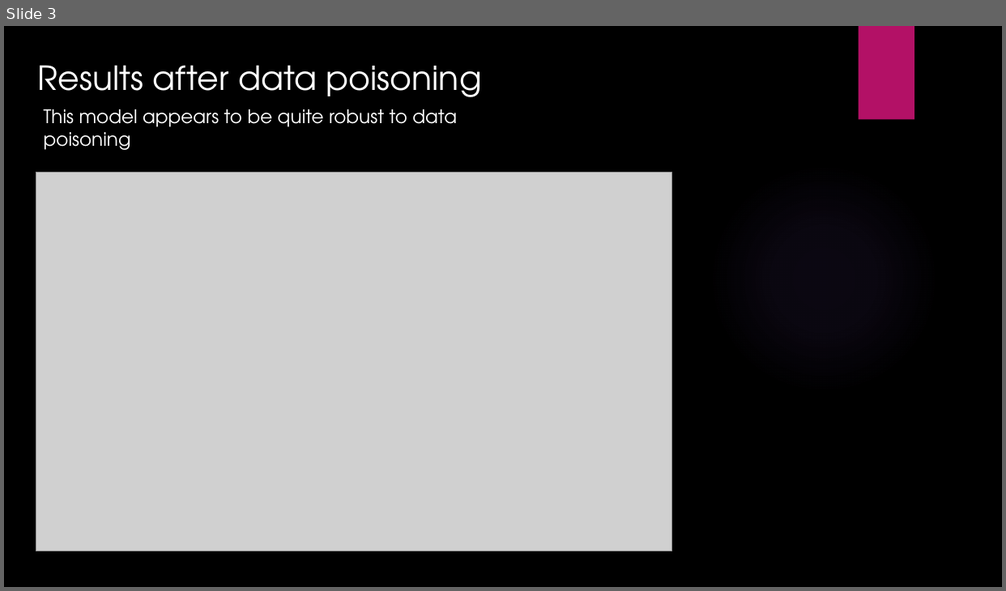
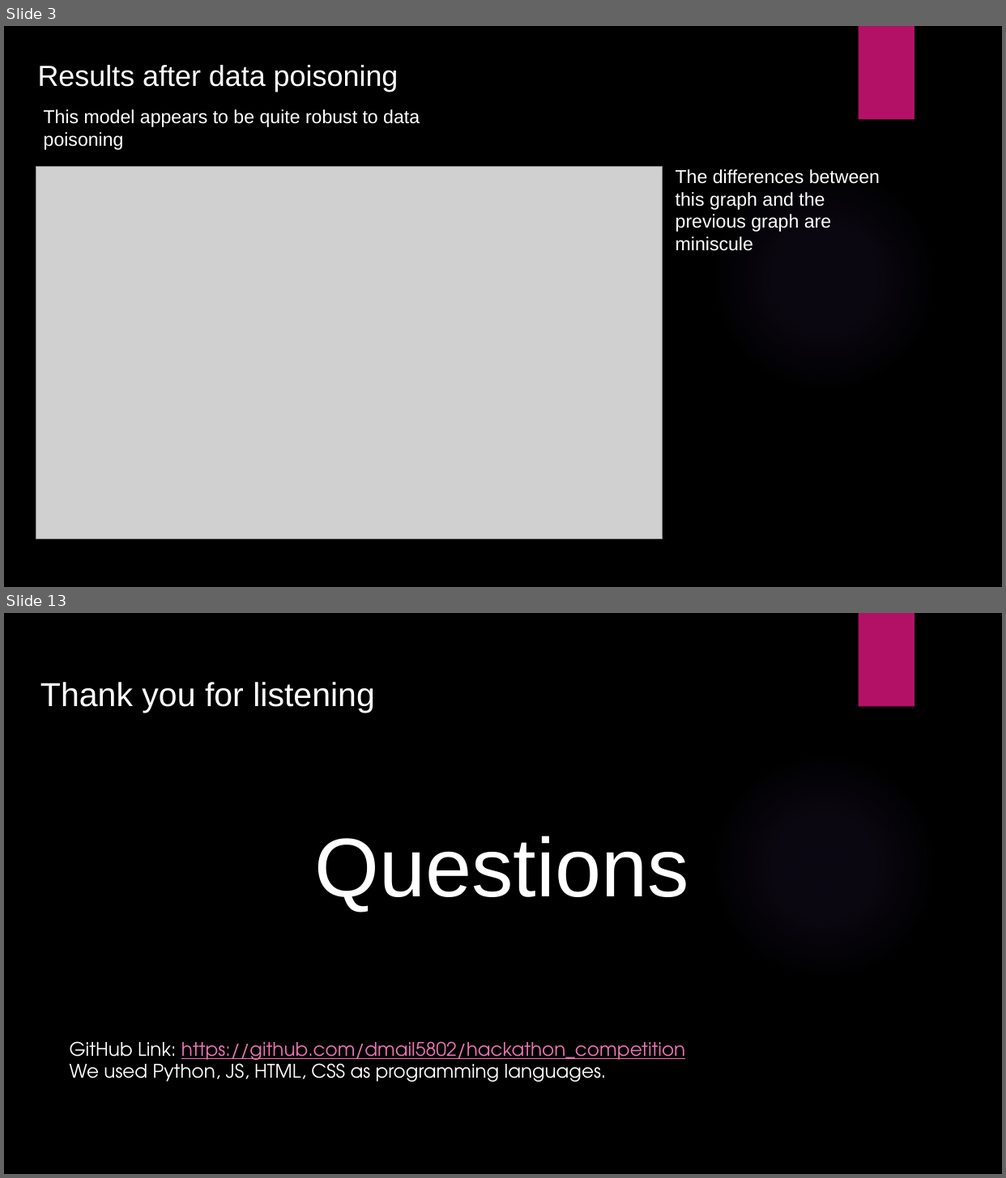
Before and after one commit to dmail5802/hackathon_competition, a slide deck: presentation.pptx. Shown one above the other, each under a label of ours: slide 3 before the commit, slides 3 and 13 after it; the slides between them are not shown. The pictures are 1006x591 and 1006x1178 pixels, drawn with LibreOffice and Linux fonts; fonts in the diff are those of the drawing; grey boxes stand for pictures; background and template pictures are left out. Boxes give left, top, right and bottom in pixels: in the first picture for what was removed or moved away, otherwise in the second. Text is boxed around its words. In the diff, an @@ line names an element or a change of style, - is before the commit and + after.

```diff
--- a/presentation.pptx
+++ b/presentation.pptx
@@ slide 13 added at bbox=[4, 613, 1002, 1174], background picture (left out); not listed: 2 template elements that a slide beside it also shows @@
@@ text added at bbox=[40, 682, 375, 713], 32 pt, text #FFFFFF @@
+Thank you for listening
@@ text added at bbox=[315, 836, 689, 912], 80 pt, text #FFFFFF @@
+Questions
@@ text added at bbox=[70, 1041, 685, 1082], 18 pt, text #FFFFFF @@
+GitHub Link: https://github.com/dmail5802/hackathon_competition
+We used Python, JS, HTML, CSS as programming languages.
@@ slide 3 changed as well @@
@@ text "Results after data poisoning" at bbox=[38, 65, 398, 92]: size 32 to 28 pt, font TeX Gyre Adventor to Arial @@
@@ text "This model appears to be ..." at bbox=[44, 109, 420, 150]: font TeX Gyre Adventor to Arial @@
@@ picture: place and size @@
-picture at bbox=[36, 173, 671, 552]
+picture at bbox=[36, 167, 662, 540]
@@ text added at bbox=[675, 169, 880, 251], 18 pt, text #FFFFFF @@
+The differences between this graph and the previous graph are miniscule
```
Also in this commit, not shown: 4 other slides changed, 7 other slides added, 2 slides removed.
